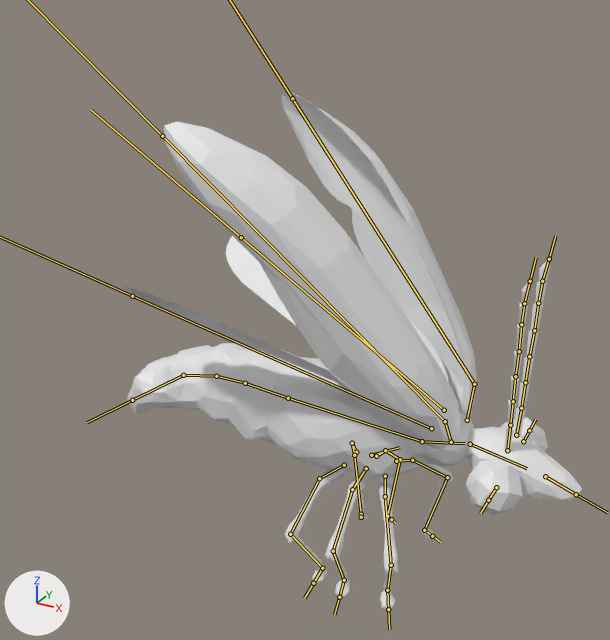
Two versions of the FBX model GJUnityProject/Assets/Art/Models/Enemies/Firefly_Rigged.fbx, one commit apart.
The view is the same before and after, from a camera (50 mm lens) standing at (17.8, -36.3, 23.0) and looking at (-1.8, -0.6, 5.2). Every picture has the same lights, and +X, +Y and +Z are marked at lower left. The bones that bend it are drawn over the model as lines.

Objects in the first picture: 'Firefly'.
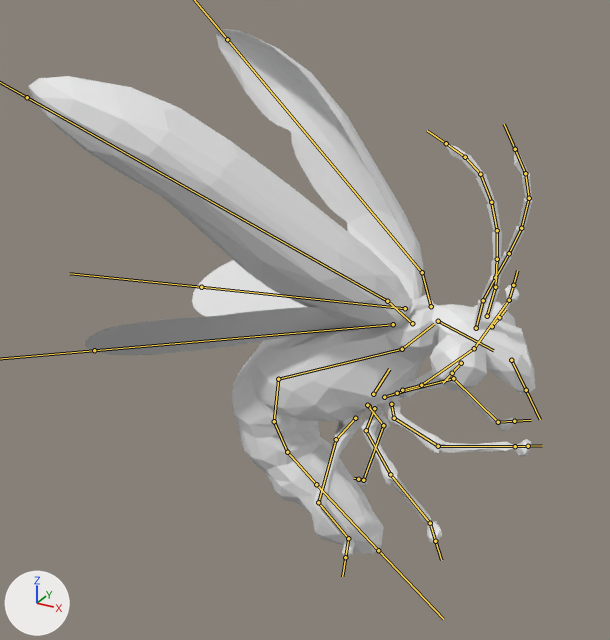
Commit message: firefly animation complete

The newer file adds an action. The first version stands in its rest pose; the second is drawn at frame 6 of the action 'Firefly_Rig(THIS)|Surpised'.

Location of each change, [x1, y1, x2, y2] in pixels of the pictures (610 x 640 px):
'Firefly', posed (11% wider): before [125, 91, 582, 611]; after [28, 29, 535, 558]
bone 'Bone', root to tip: before (371, 455) to (399, 447); after (373, 394) to (389, 369)
bone 'Bone.005', root to tip: before (422, 441) to (288, 398); after (402, 349) to (278, 379)
bone 'Bone.001', root to tip: before (288, 398) to (245, 383); after (278, 379) to (274, 421)
bone 'Bone.002', root to tip: before (245, 383) to (216, 376); after (274, 421) to (287, 452)
bone 'Bone.003', root to tip: before (216, 376) to (183, 375); after (287, 452) to (316, 484)
bone 'Bone.004', root to tip: before (183, 375) to (132, 400); after (316, 484) to (378, 550)
bone 'Bone.007', root to tip: before (470, 444) to (527, 468); after (438, 321) to (493, 350)
bone 'Bone.008', root to tip: before (545, 476) to (576, 494); after (511, 360) to (526, 390)
bone 'Bone.036', root to tip: before (510, 425) to (513, 401); after (483, 300) to (495, 277)
bone 'Bone.038', root to tip: before (515, 376) to (519, 351); after (509, 253) to (521, 228)
bone 'Bone.039', root to tip: before (519, 351) to (521, 324); after (521, 228) to (529, 198)
bone 'Bone.040', root to tip: before (521, 324) to (524, 303); after (529, 198) to (525, 173)
bone 'Bone.041', root to tip: before (524, 303) to (530, 281); after (525, 173) to (515, 149)
bone 'Bone.043', root to tip: before (521, 408) to (525, 382); after (495, 287) to (497, 259)
bone 'Bone.044', root to tip: before (525, 382) to (529, 356); after (497, 259) to (497, 230)
bone 'Bone.045', root to tip: before (529, 356) to (534, 330); after (497, 230) to (491, 202)
bone 'Bone.046', root to tip: before (534, 330) to (538, 303); after (491, 202) to (480, 174)
bone 'Bone.047', root to tip: before (538, 303) to (542, 281); after (480, 174) to (465, 157)
bone 'Bone.048', root to tip: before (542, 281) to (549, 259); after (465, 157) to (446, 143)
bone 'Bone.050', root to tip: before (474, 384) to (292, 98); after (422, 272) to (227, 39)
bone 'Bone.052', root to tip: before (445, 421) to (162, 136); after (387, 301) to (27, 97)
bone 'Bone.010', root to tip: before (385, 450) to (400, 459); after (397, 393) to (453, 378)
bone 'Bone.011', root to tip: before (400, 459) to (387, 516); after (453, 378) to (498, 422)
bone 'Bone.014', root to tip: before (412, 460) to (447, 477); after (421, 385) to (474, 348)
bone 'Bone.015', root to tip: before (447, 477) to (424, 530); after (474, 348) to (509, 300)
bone 'Bone.018', root to tip: before (352, 443) to (354, 455); after (367, 405) to (383, 425)
bone 'Bone.019', root to tip: before (354, 455) to (361, 514); after (383, 425) to (363, 480)
bone 'Bone.022', root to tip: before (319, 478) to (290, 534); after (336, 439) to (318, 502)
bone 'Bone.023', root to tip: before (290, 534) to (322, 568); after (318, 502) to (348, 538)
bone 'Bone.024', root to tip: before (322, 568) to (313, 583); after (348, 538) to (345, 557)
bone 'Bone.026', root to tip: before (352, 489) to (333, 551); after (366, 430) to (390, 474)
bone 'Bone.027', root to tip: before (333, 551) to (344, 580); after (390, 474) to (430, 523)
bone 'Bone.030', root to tip: before (385, 496) to (391, 565); after (394, 418) to (438, 446)
bone 'Bone.031', root to tip: before (391, 565) to (387, 590); after (438, 446) to (515, 446)
bone 'Bone.032', root to tip: before (387, 590) to (388, 609); after (515, 446) to (528, 446)

What the commit changed:
Bone 'Bone' (bone_bone) moves from (0.0, 0.0, 0.0) to (0.0, 1.95, 3.24).
Bone 'Bone' (bone_bone) turns from (0, 0, 0) to (33, 0, 0) degrees about its own x, y and z.
Bone 'Bone.005' (bone_bone_005) turns from (0, 0, 0) to (-4, 0, 0) degrees about its own x, y and z.
Bone 'Bone.001' (bone_bone_001) turns from (0, 0, 0) to (-58, 0, 1) degrees about its own x, y and z.
Bone 'Bone.002' (bone_bone_002) turns from (0, 0, 0) to (-28, 0, 0) degrees about its own x, y and z.
Bone 'Bone.003' (bone_bone_003) turns from (0, 0, 0) to (-16, -1, 5) degrees about its own x, y and z.
Bone 'Bone.004' (bone_bone_004) turns from (0, 0, 0) to (20, -1, -1) degrees about its own x, y and z.
Bone 'Bone.007' (bone_bone_007) turns from (0, 0, 0) to (-40, 0, 0) degrees about its own x, y and z.
Bone 'Bone.008' (bone_bone_008) turns from (0, 0, 0) to (-33, 0, 0) degrees about its own x, y and z.
Bone 'Bone.036' (bone_bone_036) turns from (0, 0, 0) to (0, -1, -13) degrees about its own x, y and z.
Bone 'Bone.038' (bone_bone_038) turns from (0, 0, 0) to (0, 0, 3) degrees about its own x, y and z.
Bone 'Bone.039' (bone_bone_039) turns from (0, 0, 0) to (0, 1, 10) degrees about its own x, y and z.
Bone 'Bone.040' (bone_bone_040) turns from (0, 0, 0) to (0, 2, 22) degrees about its own x, y and z.
Bone 'Bone.041' (bone_bone_041) turns from (0, 0, 0) to (4, -7, 20) degrees about its own x, y and z.
Bone 'Bone.043' (bone_bone_043) turns from (0, 0, 0) to (0, -1, 13) degrees about its own x, y and z.
Bone 'Bone.044' (bone_bone_044) turns from (0, 0, 0) to (0, 0, 2) degrees about its own x, y and z.
Bone 'Bone.045' (bone_bone_045) turns from (0, 0, 0) to (0, -1, 13) degrees about its own x, y and z.
Bone 'Bone.046' (bone_bone_046) turns from (0, 0, 0) to (0, -1, 10) degrees about its own x, y and z.
Bone 'Bone.047' (bone_bone_047) turns from (0, 0, 0) to (0, -2, 21) degrees about its own x, y and z.
Bone 'Bone.048' (bone_bone_048) turns from (0, 0, 0) to (0, -1, 19) degrees about its own x, y and z.
Bone 'Bone.050' (bone_bone_050) turns from (0, 0, 0) to (-6, 11, -22) degrees about its own x, y and z.
Bone 'Bone.052' (bone_bone_052) turns from (0, 0, 0) to (8, -16, -20) degrees about its own x, y and z.
Bone 'Bone.010' (bone_bone_010) turns from (0, 0, 0) to (16, -31, -50) degrees about its own x, y and z.
Bone 'Bone.011' (bone_bone_011) turns from (0, 0, 0) to (-1, -5, 13) degrees about its own x, y and z.
Bone 'Bone.014' (bone_bone_014) turns from (0, 0, 0) to (38, -31, -57) degrees about its own x, y and z.
Bone 'Bone.015' (bone_bone_015) turns from (0, 0, 0) to (11, 17, -66) degrees about its own x, y and z.
Bone 'Bone.018' (bone_bone_018) turns from (0, 0, 0) to (3, 7, 7) degrees about its own x, y and z.
Bone 'Bone.019' (bone_bone_019) turns from (0, 0, 0) to (-2, -17, 50) degrees about its own x, y and z.
Bone 'Bone.022' (bone_bone_022) turns from (0, 0, 0) to (-4, -9, 15) degrees about its own x, y and z.
Bone 'Bone.023' (bone_bone_023) turns from (0, 0, 0) to (0, 10, 16) degrees about its own x, y and z.
Bone 'Bone.024' (bone_bone_024) turns from (0, 0, 0) to (-2, 16, -29) degrees about its own x, y and z.
Bone 'Bone.026' (bone_bone_026) turns from (0, 0, 0) to (-12, 8, -31) degrees about its own x, y and z.
Bone 'Bone.027' (bone_bone_027) turns from (0, 0, 0) to (2, 12, 23) degrees about its own x, y and z.
Bone 'Bone.030' (bone_bone_030) turns from (0, 0, 0) to (12, 6, -26) degrees about its own x, y and z.
Bone 'Bone.031' (bone_bone_031) turns from (0, 0, 0) to (-7, -20, -57) degrees about its own x, y and z.
Bone 'Bone.032' (bone_bone_032) turns from (0, 0, 0) to (0, -11, 21) degrees about its own x, y and z.
